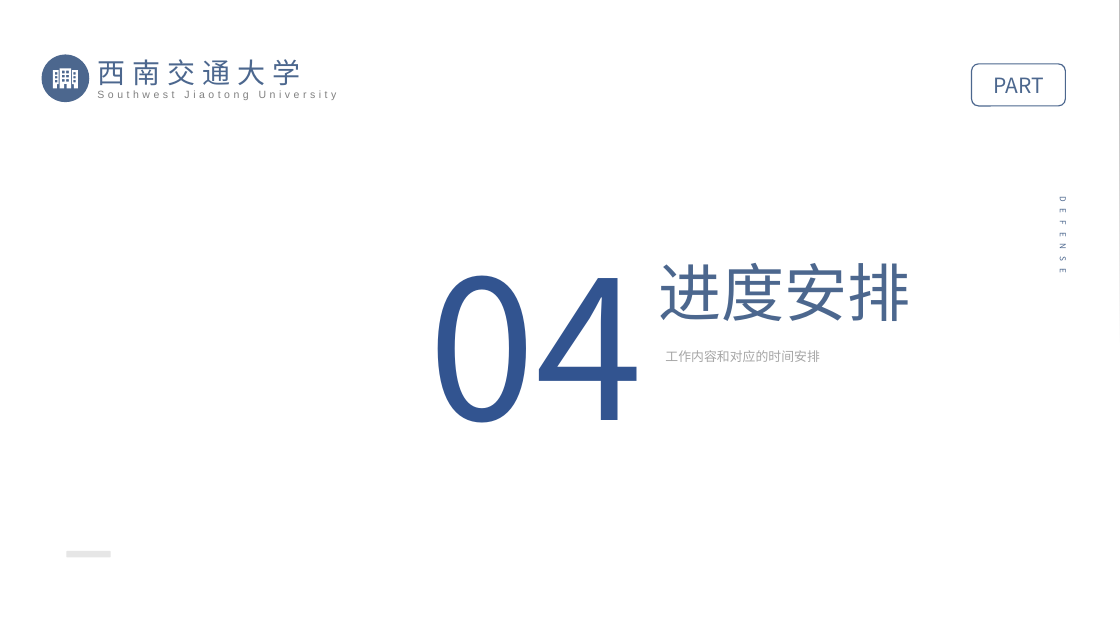
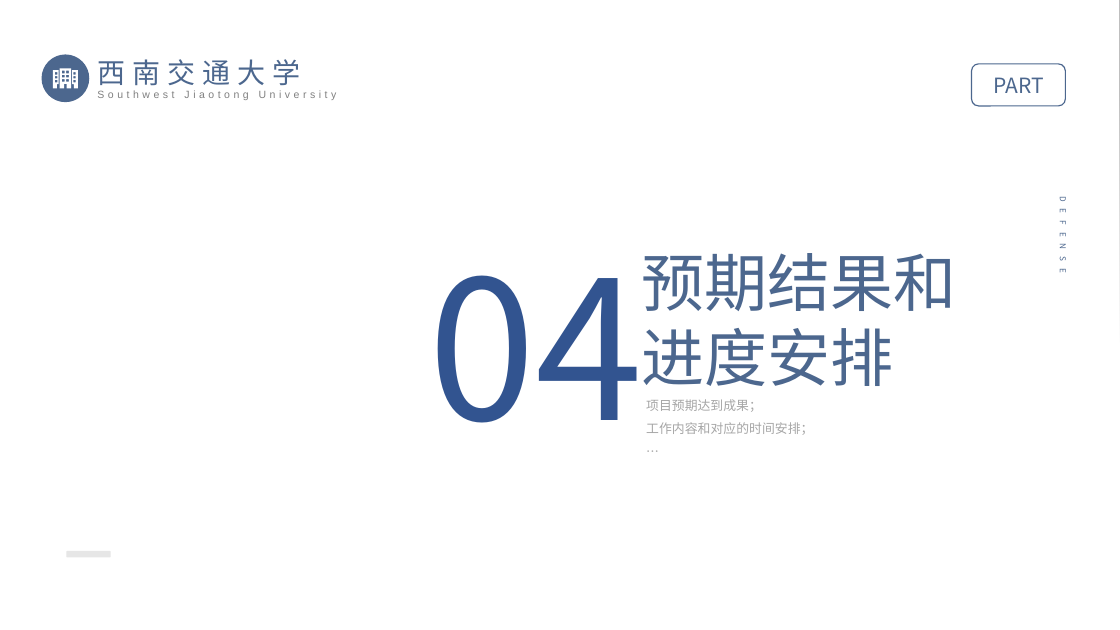
Before and after one commit to myself1528/Course-Design, a slide deck: slide 15 of 1组-高冷man-网络热梗词典.pptx (slide 11 before the commit). Drawn at 1120x630 pixels with LibreOffice and Linux fonts; fonts in the diff are those of the drawing; background and template pictures are left out. Boxes give left, top, right and bottom in pixels: in the first picture for what was removed or moved away, otherwise in the second. Text is boxed around its words. In the diff, an @@ line names an element or a change of style, - is before the commit and + after.

```diff
--- a/1组-高冷man-网络热梗词典.pptx
+++ b/1组-高冷man-网络热梗词典.pptx
@@ text at box(642, 253, 957, 386): text changed @@
-进度安排
+预期结果和进度安排
@@ text at box(646, 399, 813, 435): text changed @@
-工作内容和对应的时间安排
+项目预期达到成果；
+工作内容和对应的时间安排；
+…
```
Also in this commit, not shown: 4 other slides changed, 13 slides added, 1 other file.
